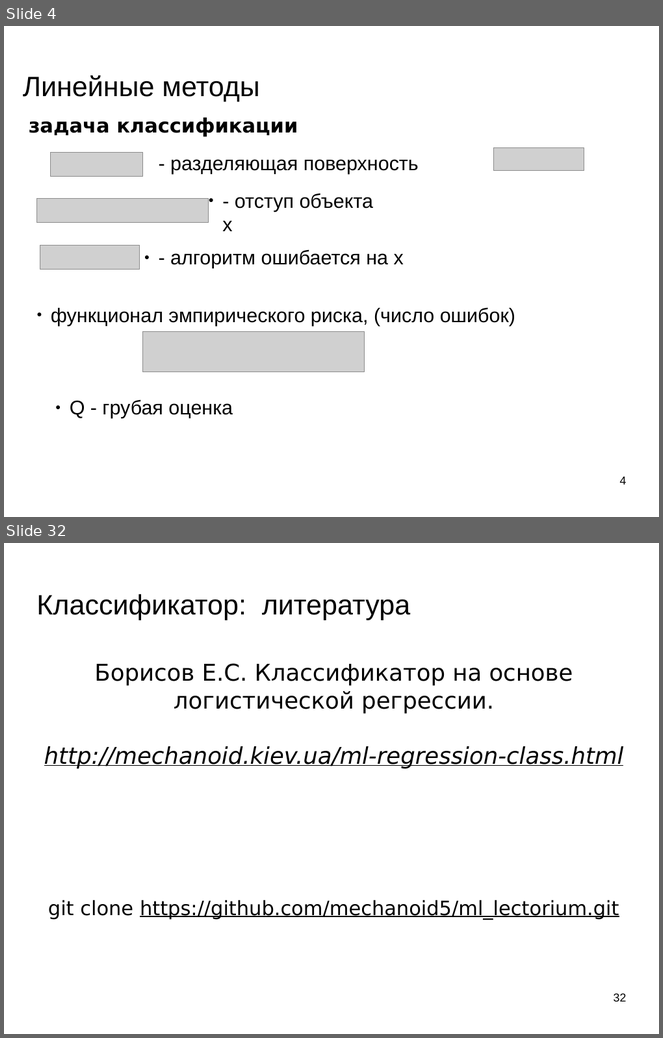
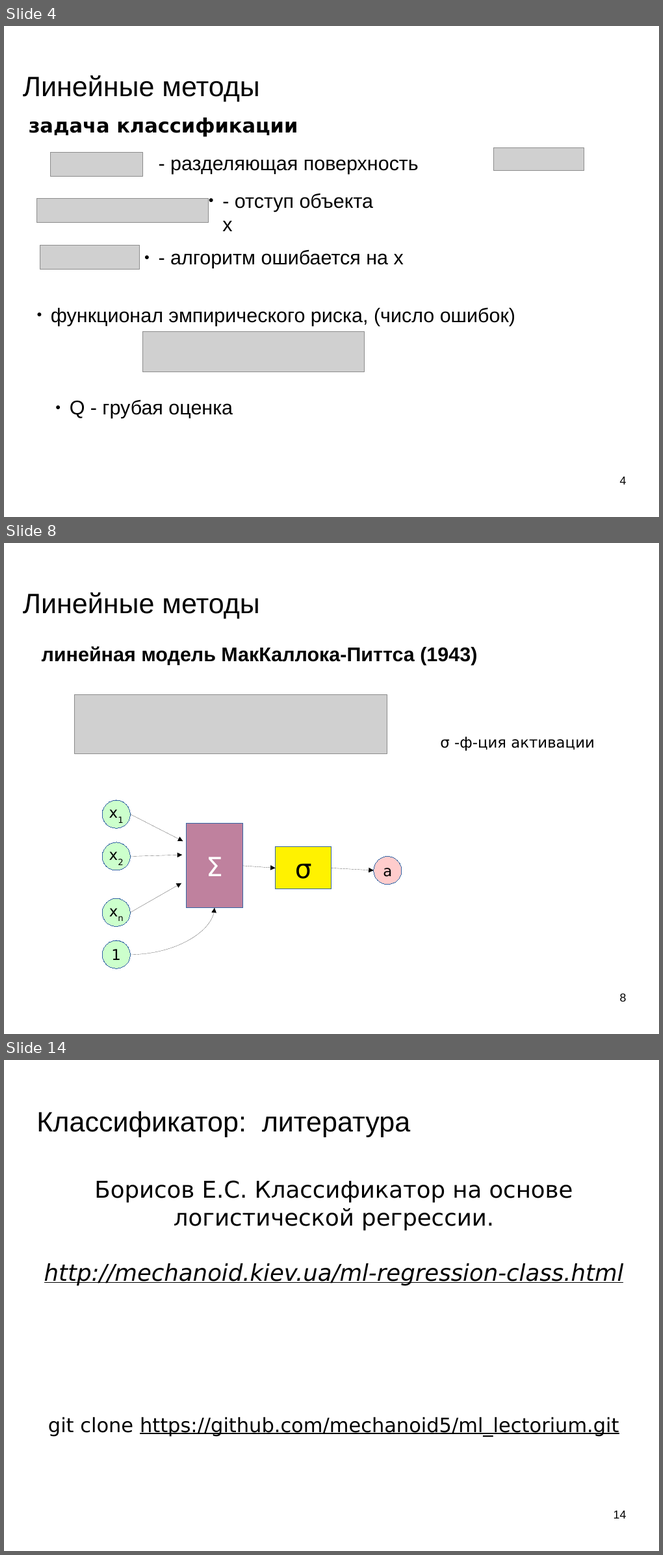
Before and after one commit to mechanoid5/ml_lectorium_legacy, a slide deck: 09-linear.odp. Shown one above the other, each under a label of ours: slides 4 and 32 before the commit, slides 4, 8 and 14 after it; the slides between them are not shown. The pictures are 663x1038 and 663x1555 pixels, drawn with LibreOffice and Linux fonts; fonts in the diff are those of the drawing; grey boxes stand for pictures; background and template pictures are left out. Boxes give left, top, right and bottom in pixels: in the first picture for what was removed or moved away, otherwise in the second. Text is boxed around its words. In the diff, an @@ line names an element or a change of style, - is before the commit and + after.

```diff
--- a/09-linear.odp
+++ b/09-linear.odp
@@ slide 8 added at [4, 543, 659, 1034], background picture (left out) @@
@@ title added at [23, 592, 259, 618], 33.9 pt, text #000000 @@
+Линейные методы
@@ subtitle added at [42, 646, 477, 665], 24 pt, text #000000, bold @@
+линейная модель МакКаллока-Питтса (1943)
@@ picture added at [74, 694, 387, 754] @@
@@ text added at [440, 737, 595, 751], 18 pt, text #000000 @@
+σ -ф-ция активации
@@ ellipse added at [102, 800, 130, 828], fill #CCFFCC, outline #3465A4 0 pt, 18 pt, text #000000 @@
+x1
@@ arrow added from (131, 815) to (183, 841), #000000 0 pt @@
@@ rectangle added at [187, 824, 243, 908], fill #BF819E, outline #3465A4 0 pt, 32 pt, text #FFFFFF @@
+Σ
@@ ellipse added at [102, 843, 130, 871], fill #CCFFCC, outline #3465A4 0 pt, 18 pt, text #000000 @@
+x2
@@ rectangle added at [276, 847, 332, 889], fill #FFF200, outline #3465A4 0 pt, 32 pt, text #000000 @@
+σ
@@ arrow added from (131, 857) to (182, 855), #000000 0 pt @@
@@ arrow added from (243, 866) to (276, 868), #000000 0 pt @@
@@ arrow added from (332, 868) to (374, 871), #000000 0 pt @@
@@ ellipse added at [374, 857, 402, 885], fill #FFCCCC, outline #3465A4 0 pt, 18 pt, text #000000 @@
+a
@@ arrow added from (131, 913) to (181, 884), #000000 0 pt @@
@@ ellipse added at [102, 899, 130, 927], fill #CCFFCC, outline #3465A4 0 pt, 18 pt, text #000000 @@
+xn
@@ curved arrow added from (131, 955) to (215, 908), #000000 0 pt @@
@@ ellipse added at [102, 941, 130, 969], fill #CCFFCC, outline #3465A4 0 pt, 18 pt, text #000000 @@
+1
@@ page number added at [620, 993, 627, 1002], 14 pt, text #000000 @@
+8
@@ what was slide 32 is now slide 14 @@
@@ page number at [614, 1510, 627, 1519]: text changed @@
-32
+14
```
Also in this commit, not shown: 2 slides changed, 6 other slides added, 25 slides removed.
